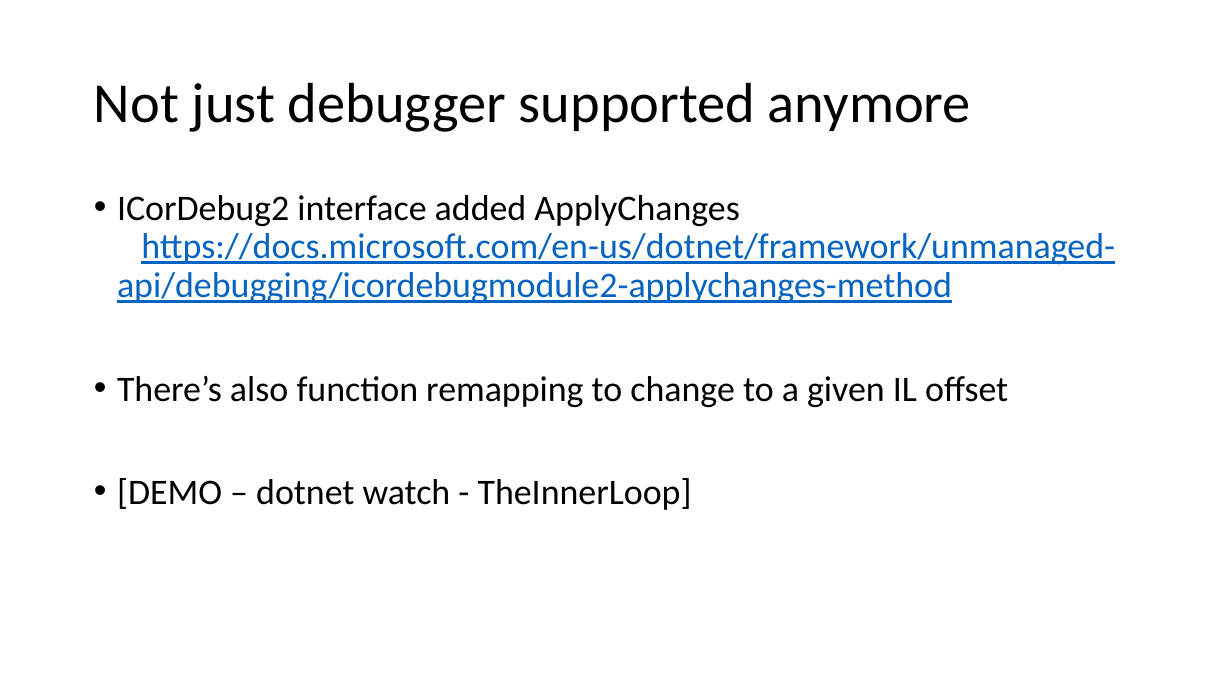
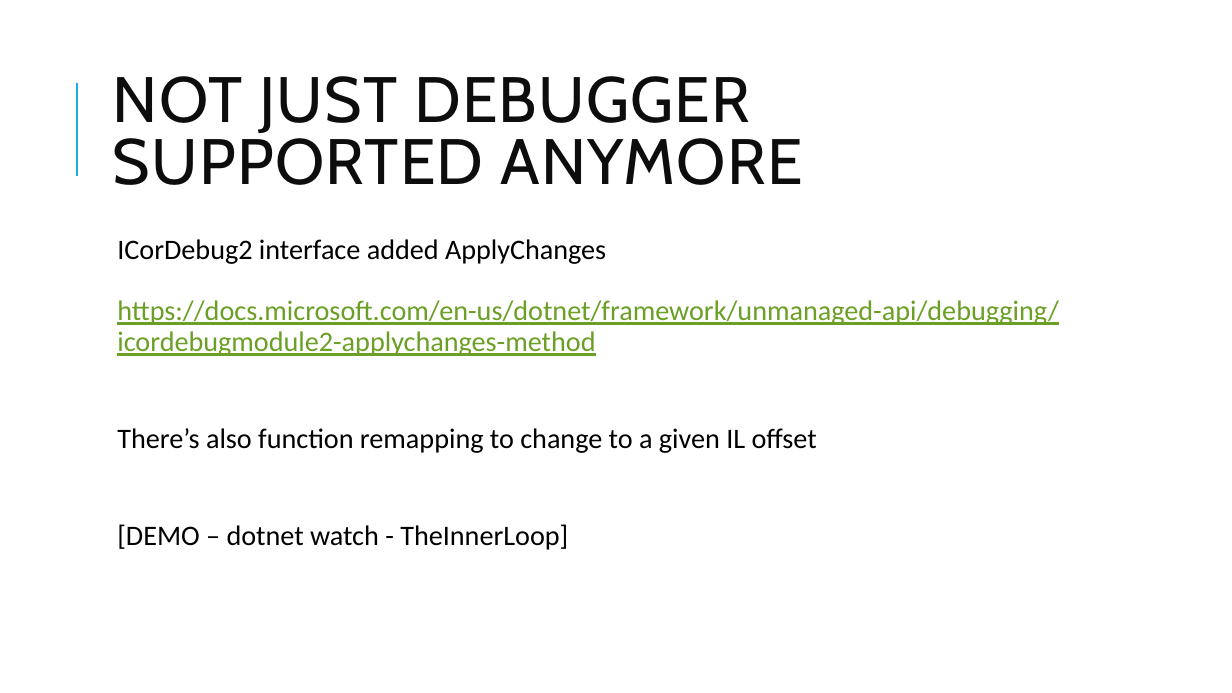
Before and after one commit to clivetong/Talks, a slide deck: slide 8 of EnCForTheWin/HotReloadAndEditAndContinue.pptx. Drawn at 1232x693 pixels with LibreOffice and Linux fonts; fonts in the diff are those of the drawing. Boxes give left, top, right and bottom in pixels: in the first picture for what was removed or moved away, otherwise in the second. Text is boxed around its words. In the diff, an @@ line names an element or a change of style, - is before the commit and + after.

Commit message:
Add design

```diff
--- a/EnCForTheWin/HotReloadAndEditAndContinue.pptx
+++ b/EnCForTheWin/HotReloadAndEditAndContinue.pptx
@@ line added from (77, 176) to (77, 83), #1CADE4 1.5 pt @@
@@ title at box(113, 76, 802, 185): text changed; size 44 to 50 pt; font Calibri to Cabin; text colour #000000 to #0D0D0D @@
-Not just debugger supported anymore
+NOT JUST DEBUGGER SUPPORTED ANYMORE
@@ text "ICorDebug2 interface added ApplyChanges https://docs.microso ...": place and size @@
-text "ICorDebug2 interface added ApplyChanges https://docs.microso ..." at box(117, 195, 1115, 510)
+text "ICorDebug2 interface added ApplyChanges https://docs.microso ..." at box(117, 239, 1059, 550)
@@ text "ICorDebug2 interface added ApplyChanges https://docs.microso ..." at box(117, 239, 1059, 550): size 28 to 22 pt; text colour #0563C1 to #6B9F25 in "https://docs.microsoft.com/en-us/dotnet/framework/unmanaged- ..."; bullet • to  ; more space between paragraphs @@
```
Also in this commit, not shown: 13 other slides changed.
